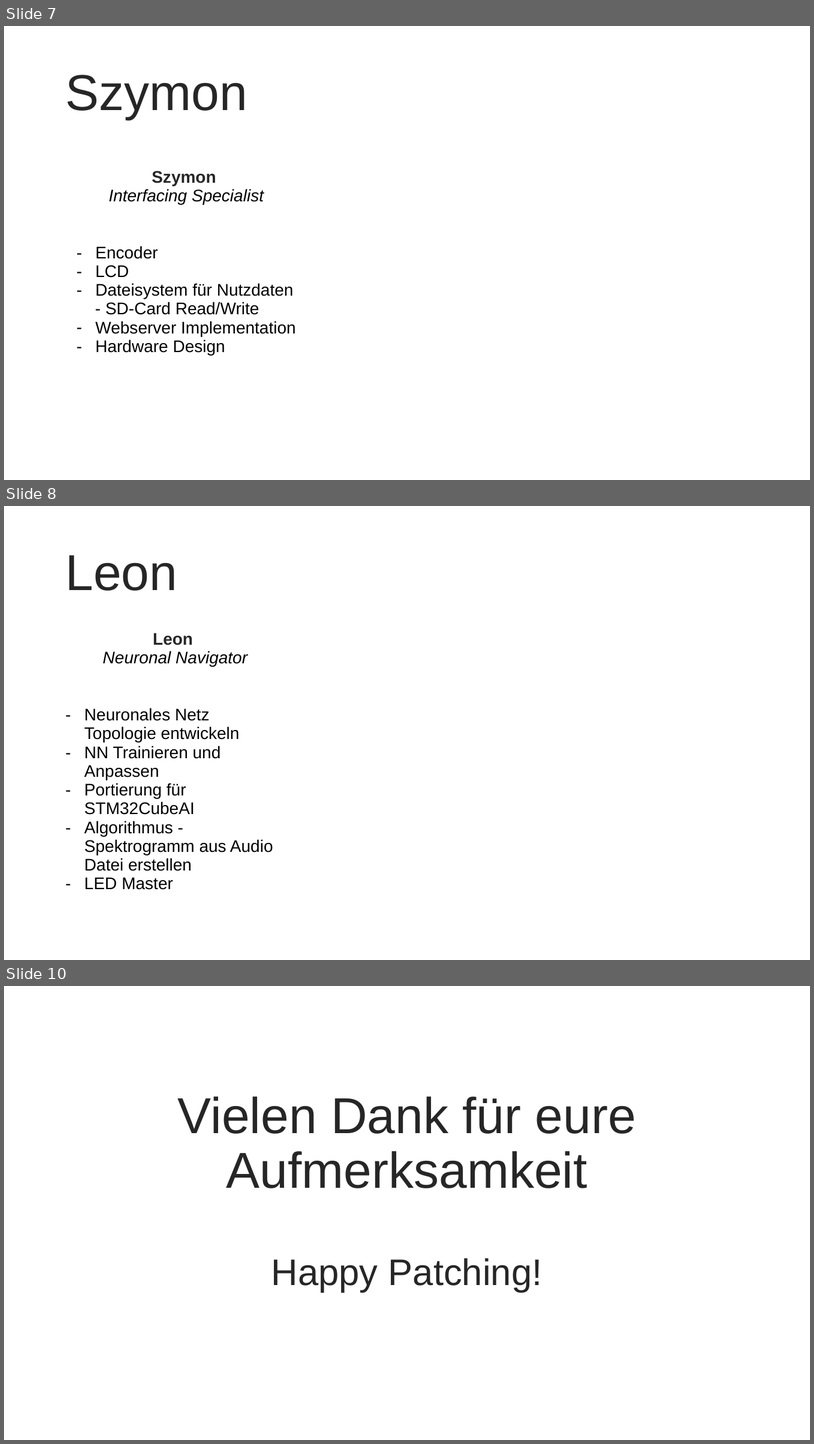
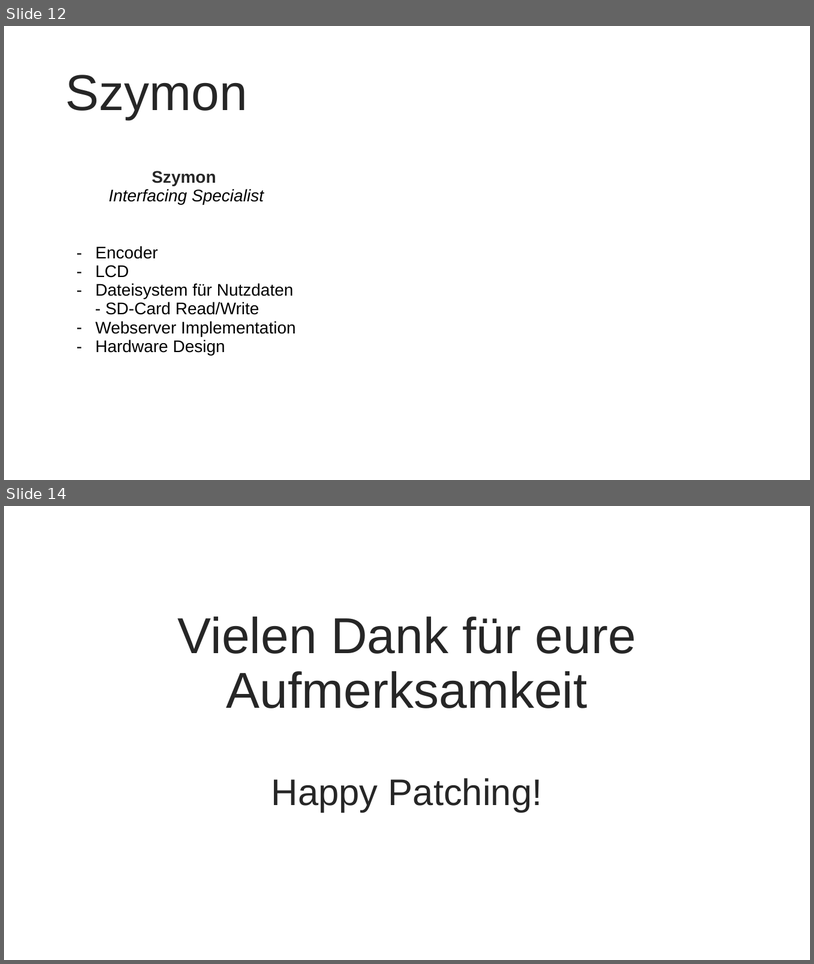
Before and after one commit to Shimizip/Intelligent-Magic-Audio, a slide deck: praesi/ima_ms3.pptx. Shown one above the other, each under a label of ours: slides 7, 8 and 10 before the commit, slides 12 and 14 after it; the slides between them are not shown. The pictures are 814x1444 and 814x964 pixels, drawn with LibreOffice and Linux fonts; fonts in the diff are those of the drawing; background and template pictures are left out. Boxes give left, top, right and bottom in pixels: in the first picture for what was removed or moved away, otherwise in the second. Text is boxed around its words. In the diff, an @@ line names an element or a change of style, - is before the commit and + after.

```diff
--- a/praesi/ima_ms3.pptx
+++ b/praesi/ima_ms3.pptx
@@ slide 8 removed at box(4, 506, 810, 960), background picture (left out) @@
@@ title removed at box(65, 555, 177, 591) @@
-Leon
@@ table removed at box(60, 627, 291, 931), 2 rows, 1 columns @@
-Leon Neuronal Navigator
-Neuronales Netz Topologie entwickeln / NN Trainieren und Anpassen / Portierung für STM32CubeAI / Algorithmus - Spektrogramm aus Audio Datei erstellen / LED Master
@@ what was slide 7 is now slide 12 @@
@@ what was slide 10 is now slide 14 @@
```
Also in this commit, not shown: 3 slides changed, 8 slides added, 3 other slides removed.
